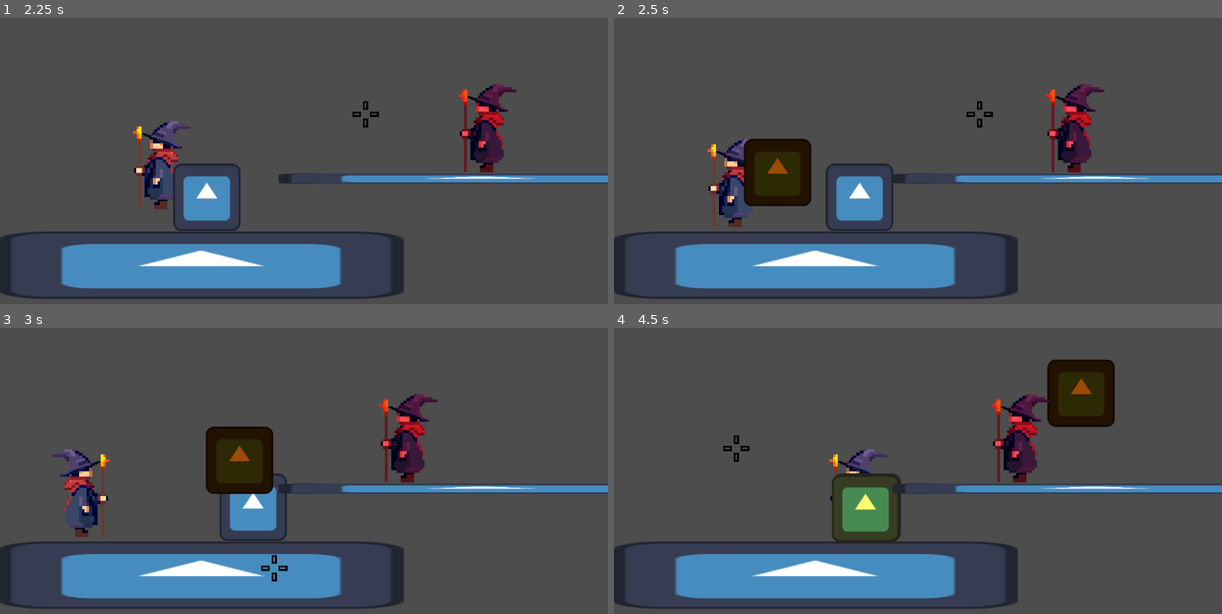
Above: before the commit, frames 1-4 (two rows, left to right).
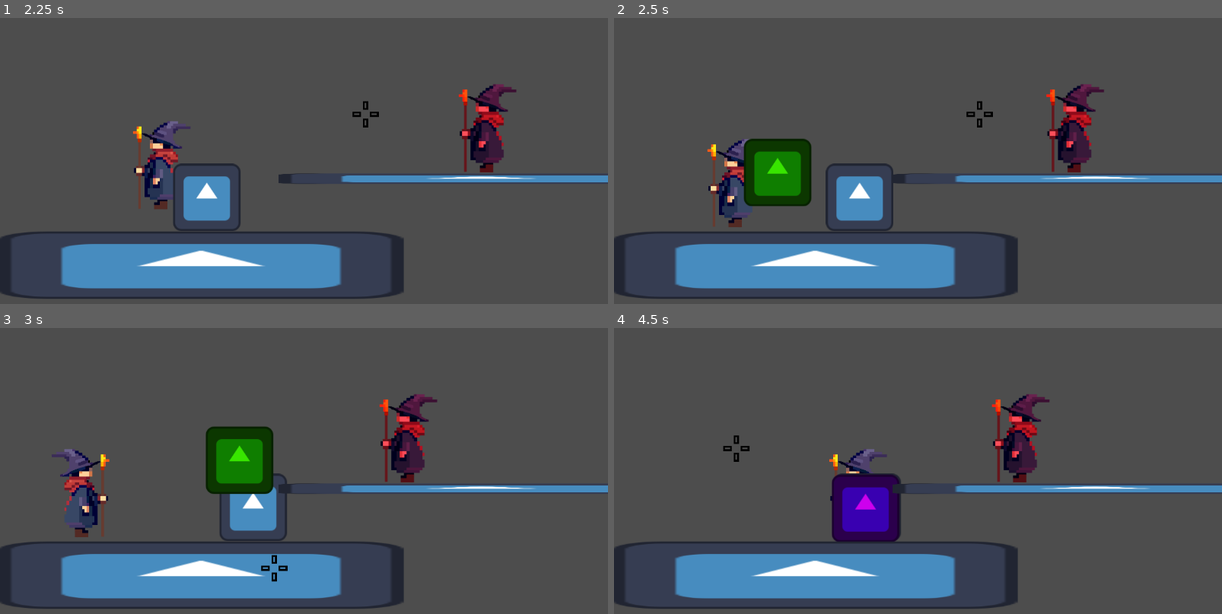
Above: after the commit, the same moments.

Repository: KyattPL/krolestwo-chorona
Game: Godot game, scene res://Scenes/TestLevel/test_level.tscn
Two runs of this game, one before a commit and one after it. Both use one fixed random seed, a clock stepped at 60 frames per second and the inputs below. The engine's default icon, where the game draws it, is replaced by a stand-in: a white triangle on a blue panel in a dark square.
Inputs (mouse positions are in pixels of both pictures, inside the frame that each line leads up to):
- Up to frame 1 (2.25 s): move the mouse to (437, 172) at 0.52 s; hold Shift (shield) 0.53-1.28 s; hold Right (move_right) 0.53-2.03 s; tap Space (jump) at 0.77, 1.52 s; click (437, 172) at 0.8 s; move the mouse to (182, 206) at 1.27 s; click (182, 206) at 1.35 s; tap Shift (shield) at 1.55 s; move the mouse to (364, 112) at 2.02 s; hold Left (move_left) from 2.03 s (still down); tap 4 (select_earth) at 2.1 s
- Up to frame 2 (2.5 s): keep holding Left (move_left); click (978, 112) at 2.3 s
- Up to frame 3 (3 s): move the mouse to (273, 568) at 2.77 s; release Left (move_left) at 2.78 s; hold Right (move_right) from 2.78 s (still down); tap 1 (select_fire) at 2.85 s
- Up to frame 4 (4.5 s): tap Space (jump) at 3.02, 3.77 s; tap Shift (shield) at 3.05 s; move the mouse to (1100, 551) at 3.52 s; tap 3 (select_lightning) at 3.6 s; click (1100, 551) at 3.8 s; move the mouse to (735, 448) at 4.27 s; release Right (move_right) at 4.28 s; hold Left (move_left) from 4.28 s (still down); tap 2 (select_water) at 4.35 s

Frame 1 is identical in both runs. In frame 2, 2.3% of the frame differs, in the area x 21-33%, y 42-66%; in frame 3, 2.3%; in frame 4, 5.1%, in the area x 35-83%, y 10-75%.

Commit message:
Combat works

Diff:
--- /dev/null
+++ b/Scenes/Coin/coin.gd
@@ -0,0 +1,4 @@
+extends Node2D
+
+func _process(delta):
+	pass
--- /dev/null
+++ b/Scenes/Coin/coin.tscn
@@ -0,0 +1,54 @@
+[gd_scene load_steps=11 format=3 uid="uid://bvnvm63w85654"]
+
+[ext_resource type="Script" path="res://Scenes/Coin/coin.gd" id="1_e4uq3"]
+[ext_resource type="Texture2D" uid="uid://bpo5eulijvsyr" path="res://Assets/coin/Coin-1.png" id="1_q8g7c"]
+[ext_resource type="Texture2D" uid="uid://cgstly5dh1yps" path="res://Assets/coin/Coin-2.png" id="2_wt58h"]
+[ext_resource type="Texture2D" uid="uid://d3hl6jvcxtido" path="res://Assets/coin/Coin-3.png" id="3_wb0tq"]
+[ext_resource type="Texture2D" uid="uid://cs0hn0s4g0erd" path="res://Assets/coin/Coin-4.png" id="4_w3o3l"]
+[ext_resource type="Texture2D" uid="uid://chl865ukvfex2" path="res://Assets/coin/Coin-5.png" id="5_86ld0"]
+[ext_resource type="Texture2D" uid="uid://dmmptx5cxxqr1" path="res://Assets/coin/Coin-6.png" id="6_02070"]
+[ext_resource type="Texture2D" uid="uid://b82jtjmlfp8yy" path="res://Assets/coin/Coin-7.png" id="7_k3h32"]
+
+[sub_resource type="SpriteFrames" id="SpriteFrames_2no7e"]
+animations = [{
+"frames": [{
+"duration": 1.0,
+"texture": ExtResource("1_q8g7c")
+}, {
+"duration": 1.0,
+"texture": ExtResource("2_wt58h")
+}, {
+"duration": 1.0,
+"texture": ExtResource("3_wb0tq")
+}, {
+"duration": 1.0,
+"texture": ExtResource("4_w3o3l")
+}, {
+"duration": 1.0,
+"texture": ExtResource("5_86ld0")
+}, {
+"duration": 1.0,
+"texture": ExtResource("6_02070")
+}, {
+"duration": 1.0,
+"texture": ExtResource("7_k3h32")
+}],
+"loop": true,
+"name": &"default",
+"speed": 5.0
+}]
+
+[sub_resource type="CircleShape2D" id="CircleShape2D_y1o7d"]
+radius = 297.834
+
+[node name="Coin" type="Node2D"]
+script = ExtResource("1_e4uq3")
+
+[node name="AnimatedSprite2D" type="AnimatedSprite2D" parent="."]
+sprite_frames = SubResource("SpriteFrames_2no7e")
+
+[node name="Area2D" type="Area2D" parent="."]
+collision_layer = 32
+
+[node name="CollisionShape2D" type="CollisionShape2D" parent="Area2D"]
+shape = SubResource("CircleShape2D_y1o7d")
--- a/Scenes/Enemy/enemy.gd
+++ b/Scenes/Enemy/enemy.gd
@@ -2,6 +2,7 @@
 
 var gravity = ProjectSettings.get_setting("physics/2d/default_gravity")
 @export var speed = 200
+@export var health = 130
 @export var bulletSpeed = 200
 @export var bulletScene: PackedScene
 
@@ -9,6 +10,7 @@
 var fightVelocity: float = 0.0
 var isShielded: bool = false
 
+enum SPELL { NONE, FIRE, WATER, LIGHTNING, EARTH }
 
 enum SHIELD_TYPE { FIRE, WATER, LIGHTNING, EARTH }
 var currentShield: SHIELD_TYPE
@@ -63,7 +65,7 @@
 			$Shield.modulate = Color.BLUE
 			currentShield = SHIELD_TYPE.WATER
 		3:
-			$Shield.modulate = Color.YELLOW
+			$Shield.modulate = Color.PURPLE
 			currentShield = SHIELD_TYPE.LIGHTNING
 		_:
 			$Shield.modulate = Color.GREEN
@@ -75,6 +77,19 @@
 	if not $GroundRayCast.is_colliding() and is_on_floor():
 		facingLeft = !facingLeft
 		scale.x = -scale.x
+
+func got_hit(damage, spellType):
+	if isShielded:
+		if currentShield == SHIELD_TYPE.FIRE and spellType == SPELL.FIRE \
+			or currentShield == SHIELD_TYPE.WATER and spellType == SPELL.WATER \
+			or currentShield == SHIELD_TYPE.LIGHTNING and spellType == SPELL.LIGHTNING \
+			or currentShield == SHIELD_TYPE.EARTH and spellType == SPELL.EARTH:
+				isShielded = false
+				$Shield.visible = false
+	else:
+		health -= damage
+		if health <= 0:
+			queue_free()
 
 func _on_player_detector_body_entered(_body: CharacterBody2D):
 	currentState = STATE.FIGHT_MOVE
@@ -97,7 +112,6 @@
 		currentState = STATE.SHOOT
 		shoot()
 
-
 func _on_lose_aggro_timer_timeout():
 	currentState = STATE.PATROL
 	$StateChangeTimer.stop()
--- a/Scenes/Enemy/enemy.tscn
+++ b/Scenes/Enemy/enemy.tscn
@@ -48,6 +48,7 @@
 
 [node name="Shield" type="Sprite2D" parent="."]
 visible = false
+modulate = Color(1, 0.207843, 0.878431, 1)
 scale = Vector2(0.476619, 0.476619)
 texture = ExtResource("4_or6bx")
 
--- a/Scenes/Enemy/enemy_basic_bullet.gd
+++ b/Scenes/Enemy/enemy_basic_bullet.gd
@@ -1,4 +1,15 @@
 extends CharacterBody2D
+
+@export var damage = 10
+const PLAYER_COLLISION_LAYER: int = 1
 
 func _physics_process(delta):
 	move_and_slide()
+
+	for i in get_slide_collision_count():
+		var collision: KinematicCollision2D = get_slide_collision(i)
+		if collision.get_collider().is_class("CharacterBody2D") and not is_queued_for_deletion():
+			var character: CharacterBody2D = collision.get_collider()
+			if character.get_collision_layer() == PLAYER_COLLISION_LAYER:
+				character.got_hit(damage)
+				queue_free()
--- a/Scenes/Player/Root.gd
+++ b/Scenes/Player/Root.gd
@@ -46,8 +46,11 @@
 				$Player.selectedSpell = SPELL.NONE
 				spawn_bullet(earthBullet)
 			_:
-				var normalBullet: CharacterBody2D = normalSpell.instantiate()
-				spawn_bullet(normalBullet)
+				if not $Player.isNormalOnCD:
+					var normalBullet: CharacterBody2D = normalSpell.instantiate()
+					$NormalSpellCD.start()
+					$Player.isNormalOnCD = true
+					spawn_bullet(normalBullet)
 
 func _process(delta):
 	shoot()
--- a/Scenes/Player/player.gd
+++ b/Scenes/Player/player.gd
@@ -11,6 +11,8 @@
 
 enum SPELLS { NONE, FIRE, WATER, LIGHTNING, EARTH }
 var selectedSpell: SPELLS = SPELLS.NONE
+
+var health = 100
 
 var isFireOnCD: bool = false
 var isWaterOnCD: bool = false
@@ -70,6 +72,13 @@
 		facingLeft = true
 		velocity.x -= run_speed
 
+func got_hit(damage):
+	if not isShielded:
+		health -= damage
+		print(health)
+		if health <= 0:
+			get_tree().reload_current_scene()
+
 func _physics_process(delta):
 	velocity.y += gravity * delta
 	if jumping and is_on_floor():
@@ -101,3 +110,7 @@
 
 func _on_earth_spell_cd_timeout():
 	isEarthOnCD = false
+
+
+func _on_normal_spell_cd_timeout():
+	isNormalOnCD = false
--- a/Scenes/Player/player.tscn
+++ b/Scenes/Player/player.tscn
@@ -63,6 +63,10 @@
 wait_time = 3.0
 one_shot = true
 
+[node name="NormalSpellCD" type="Timer" parent="."]
+wait_time = 0.5
+one_shot = true
+
 [node name="EarthSpellCD" type="Timer" parent="."]
 wait_time = 3.0
 one_shot = true
@@ -93,4 +97,5 @@
 [connection signal="timeout" from="FireSpellCD" to="Player" method="_on_fire_spell_cd_timeout"]
 [connection signal="timeout" from="WaterSpellCD" to="Player" method="_on_water_spell_cd_timeout"]
 [connection signal="timeout" from="LightningSpellCD" to="Player" method="_on_lightning_spell_cd_timeout"]
+[connection signal="timeout" from="NormalSpellCD" to="Player" method="_on_normal_spell_cd_timeout"]
 [connection signal="timeout" from="EarthSpellCD" to="Player" method="_on_earth_spell_cd_timeout"]
--- a/Scenes/Spells/EarthSpell/earth_spell.gd
+++ b/Scenes/Spells/EarthSpell/earth_spell.gd
@@ -1,4 +1,17 @@
 extends CharacterBody2D
+
+@export var damage = 15
+const ENEMY_COLLISION_LAYER: int = 8
+
+enum SPELL { NONE, FIRE, WATER, LIGHTNING, EARTH }
 
 func _physics_process(delta):
 	move_and_slide()
+
+	for i in get_slide_collision_count():
+		var collision: KinematicCollision2D = get_slide_collision(i)
+		if collision.get_collider().is_class("CharacterBody2D") and not is_queued_for_deletion():
+			var character: CharacterBody2D = collision.get_collider()
+			if character.get_collision_layer() == ENEMY_COLLISION_LAYER:
+				character.got_hit(damage, SPELL.EARTH)
+				queue_free()
--- a/Scenes/Spells/EarthSpell/earth_spell.tscn
+++ b/Scenes/Spells/EarthSpell/earth_spell.tscn
@@ -19,11 +19,11 @@
 
 [node name="EarthSpell" type="CharacterBody2D"]
 collision_layer = 4
-collision_mask = 2
+collision_mask = 10
 script = ExtResource("1_tsmeg")
 
 [node name="AnimatedSprite2D" type="AnimatedSprite2D" parent="."]
-modulate = Color(0.615686, 0.294118, 0.0235294, 1)
+modulate = Color(0.219608, 0.898039, 0, 1)
 sprite_frames = SubResource("SpriteFrames_0diyn")
 
 [node name="CollisionShape2D" type="CollisionShape2D" parent="."]
--- a/Scenes/Spells/FireSpell/fire_spell.gd
+++ b/Scenes/Spells/FireSpell/fire_spell.gd
@@ -1,4 +1,17 @@
 extends CharacterBody2D
+
+@export var damage = 20
+const ENEMY_COLLISION_LAYER: int = 8
+
+enum SPELL { NONE, FIRE, WATER, LIGHTNING, EARTH }
 
 func _physics_process(delta):
 	move_and_slide()
+
+	for i in get_slide_collision_count():
+		var collision: KinematicCollision2D = get_slide_collision(i)
+		if collision.get_collider().is_class("CharacterBody2D") and not is_queued_for_deletion():
+			var character: CharacterBody2D = collision.get_collider()
+			if character.get_collision_layer() == ENEMY_COLLISION_LAYER:
+				character.got_hit(damage, SPELL.FIRE)
+				queue_free()
--- a/Scenes/Spells/FireSpell/fire_spell.tscn
+++ b/Scenes/Spells/FireSpell/fire_spell.tscn
@@ -19,7 +19,7 @@
 
 [node name="FireSpell" type="CharacterBody2D"]
 collision_layer = 4
-collision_mask = 2
+collision_mask = 10
 script = ExtResource("1_awrbm")
 
 [node name="AnimatedSprite2D" type="AnimatedSprite2D" parent="."]
--- a/Scenes/Spells/LightningSpell/lightning_spell.gd
+++ b/Scenes/Spells/LightningSpell/lightning_spell.gd
@@ -1,4 +1,17 @@
 extends CharacterBody2D
+
+@export var damage = 18
+const ENEMY_COLLISION_LAYER: int = 8
+
+enum SPELL { NONE, FIRE, WATER, LIGHTNING, EARTH }
 
 func _physics_process(delta):
 	move_and_slide()
+
+	for i in get_slide_collision_count():
+		var collision: KinematicCollision2D = get_slide_collision(i)
+		if collision.get_collider().is_class("CharacterBody2D") and not is_queued_for_deletion():
+			var character: CharacterBody2D = collision.get_collider()
+			if character.get_collision_layer() == ENEMY_COLLISION_LAYER:
+				character.got_hit(damage, SPELL.LIGHTNING)
+				queue_free()
--- a/Scenes/Spells/LightningSpell/lightning_spell.tscn
+++ b/Scenes/Spells/LightningSpell/lightning_spell.tscn
@@ -19,11 +19,11 @@
 
 [node name="LightningSpell" type="CharacterBody2D"]
 collision_layer = 4
-collision_mask = 2
+collision_mask = 10
 script = ExtResource("1_0ugku")
 
 [node name="AnimatedSprite2D" type="AnimatedSprite2D" parent="."]
-modulate = Color(1, 0.996078, 0.427451, 1)
+modulate = Color(0.803922, 0, 0.929412, 1)
 sprite_frames = SubResource("SpriteFrames_ku6nb")
 
 [node name="CollisionShape2D" type="CollisionShape2D" parent="."]
--- a/Scenes/Spells/NormalSpell/normal_spell.gd
+++ b/Scenes/Spells/NormalSpell/normal_spell.gd
@@ -1,4 +1,17 @@
 extends CharacterBody2D
+
+@export var damage = 10
+const ENEMY_COLLISION_LAYER: int = 8
+
+enum SPELL { NONE, FIRE, WATER, LIGHTNING, EARTH }
 
 func _physics_process(delta):
 	move_and_slide()
+
+	for i in get_slide_collision_count():
+		var collision: KinematicCollision2D = get_slide_collision(i)
+		if collision.get_collider().is_class("CharacterBody2D") and not is_queued_for_deletion():
+			var character: CharacterBody2D = collision.get_collider()
+			if character.get_collision_layer() == ENEMY_COLLISION_LAYER:
+				character.got_hit(damage, SPELL.NONE)
+				queue_free()
--- a/Scenes/Spells/WaterSpell/water_spell.gd
+++ b/Scenes/Spells/WaterSpell/water_spell.gd
@@ -1,4 +1,17 @@
 extends CharacterBody2D
+
+@export var damage = 15
+const ENEMY_COLLISION_LAYER: int = 8
+
+enum SPELL { NONE, FIRE, WATER, LIGHTNING, EARTH }
 
 func _physics_process(delta):
 	move_and_slide()
+
+	for i in get_slide_collision_count():
+		var collision: KinematicCollision2D = get_slide_collision(i)
+		if collision.get_collider().is_class("CharacterBody2D") and not is_queued_for_deletion():
+			var character: CharacterBody2D = collision.get_collider()
+			if character.get_collision_layer() == ENEMY_COLLISION_LAYER:
+				character.got_hit(damage, SPELL.WATER)
+				queue_free()
--- a/Scenes/Spells/WaterSpell/water_spell.tscn
+++ b/Scenes/Spells/WaterSpell/water_spell.tscn
@@ -19,7 +19,7 @@
 
 [node name="WaterSpell" type="CharacterBody2D"]
 collision_layer = 4
-collision_mask = 2
+collision_mask = 10
 script = ExtResource("1_f2g00")
 
 [node name="AnimatedSprite2D" type="AnimatedSprite2D" parent="."]
--- a/project.godot
+++ b/project.godot
@@ -105,6 +105,7 @@
 2d_physics/layer_3="PlayerBullet"
 2d_physics/layer_4="Enemy"
 2d_physics/layer_5="EnemyBullet"
+2d_physics/layer_6="Coin"
 
 [rendering]
 
Binary file added: Assets/coin/Coin-1.png
Not shown, added: Assets/coin/Coin-1.png.import
Binary file added: Assets/coin/Coin-2.png
Not shown, added: Assets/coin/Coin-2.png.import
Binary file added: Assets/coin/Coin-3.png
Not shown, added: Assets/coin/Coin-3.png.import
Binary file added: Assets/coin/Coin-4.png
Not shown, added: Assets/coin/Coin-4.png.import
Binary file added: Assets/coin/Coin-5.png
Not shown, added: Assets/coin/Coin-5.png.import
Binary file added: Assets/coin/Coin-6.png
Not shown, added: Assets/coin/Coin-6.png.import
(and 2 more such lines)
